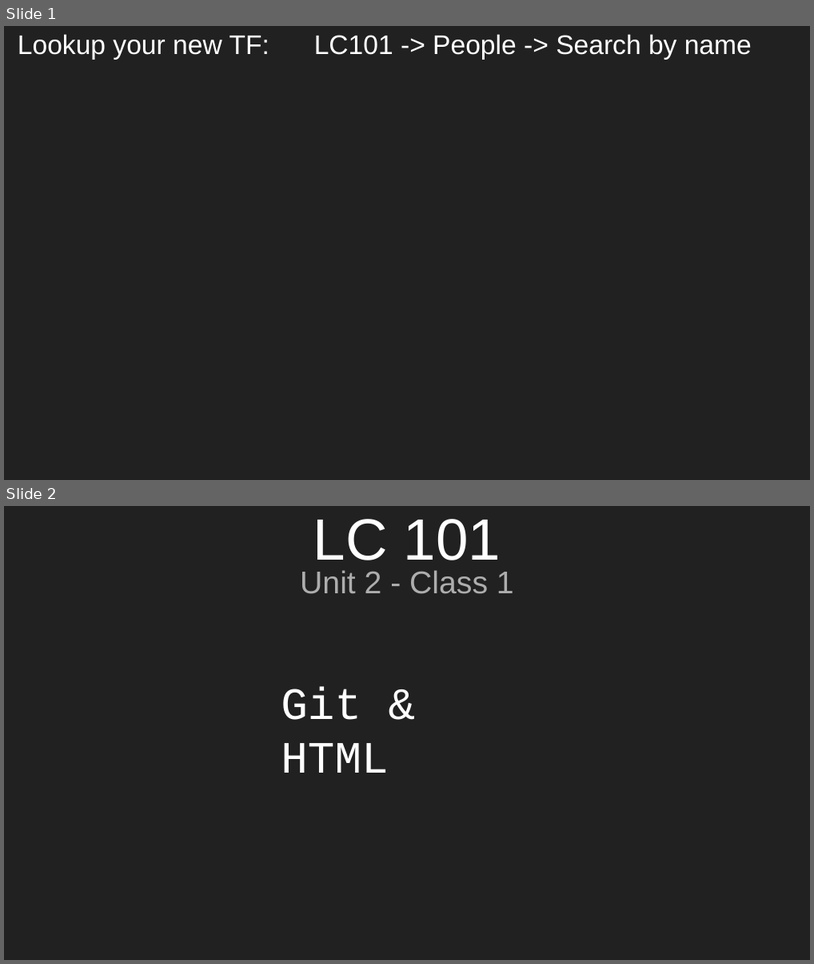
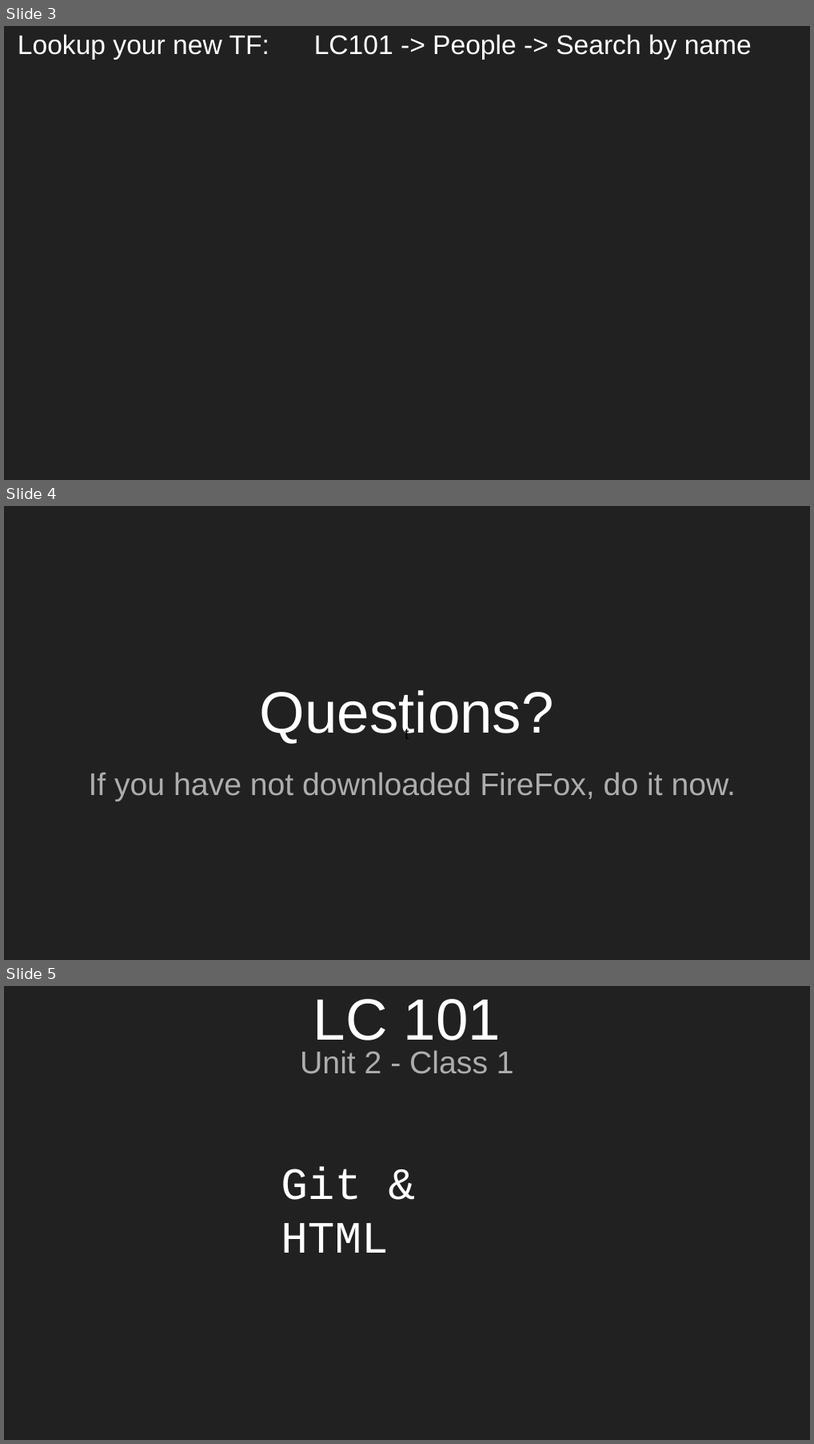
Before and after one commit to aleesham/lc101-unit2, a slide deck: slides/Unit 2 - LC 101 - Class 1.pptx. Shown one above the other, each under a label of ours: slides 1 and 2 before the commit, slides 3, 4 and 5 after it. The pictures are 814x964 and 814x1444 pixels, drawn with LibreOffice and Linux fonts; fonts in the diff are those of the drawing; background and template pictures are left out. Boxes give left, top, right and bottom in pixels: in the first picture for what was removed or moved away, otherwise in the second. Text is boxed around its words. In the diff, an @@ line names an element or a change of style, - is before the commit and + after.

```diff
--- a/slides/Unit 2 - LC 101 - Class 1.pptx
+++ b/slides/Unit 2 - LC 101 - Class 1.pptx
@@ slide 4 added at (4,506,810,960), background #212121 @@
@@ title added at (260,690,554,744), 52 pt, text #FFFFFF @@
+Questions?
@@ text added at (405,726,409,733), 14 pt, text #000000 @@
+t
@@ subtitle added at (89,772,737,801), 28 pt, text #ADADAD @@
+If you have not downloaded FireFox, do it now.
@@ what was slide 1 is now slide 3 @@
@@ what was slide 2 is now slide 5 @@
```
Also in this commit, not shown: 1 slide changed, 3 other slides added, 1 other file.
